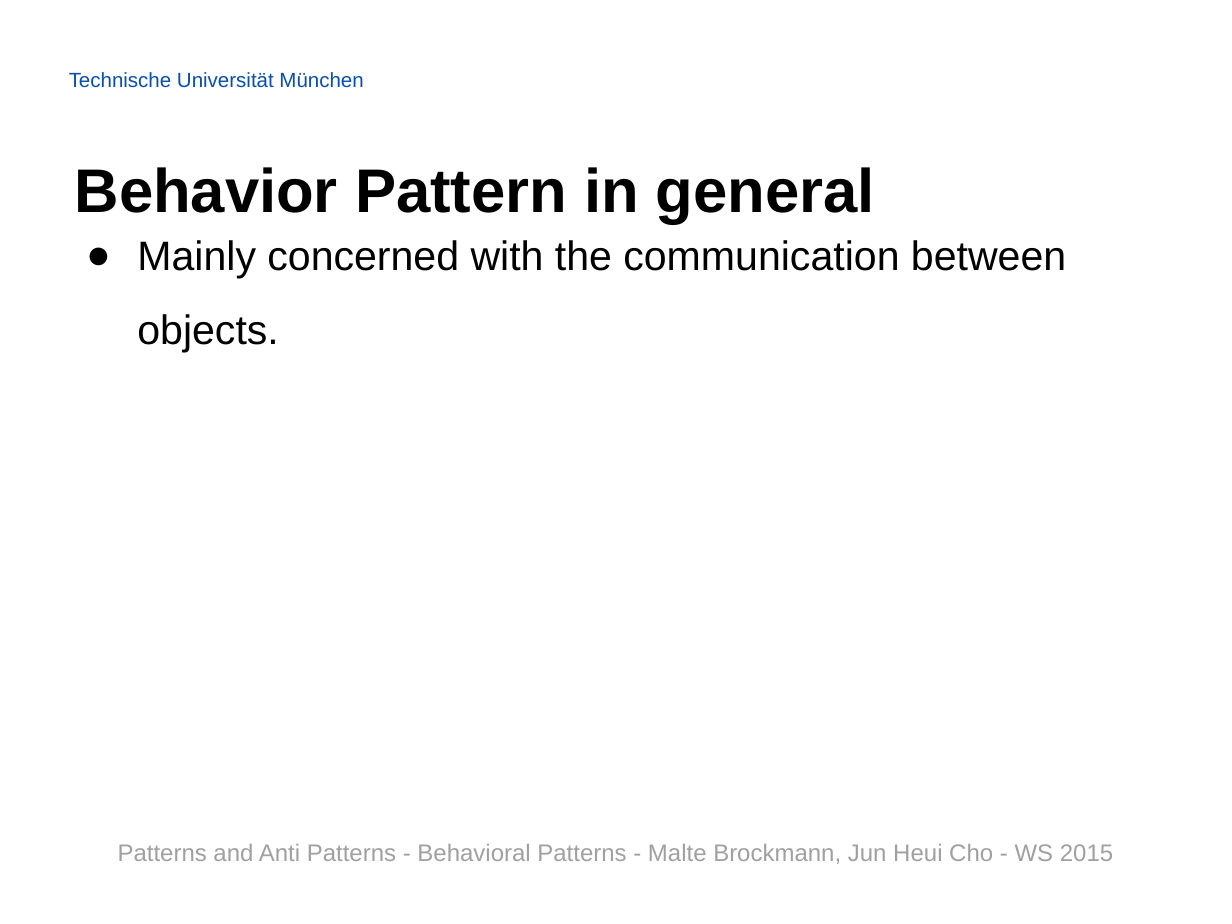
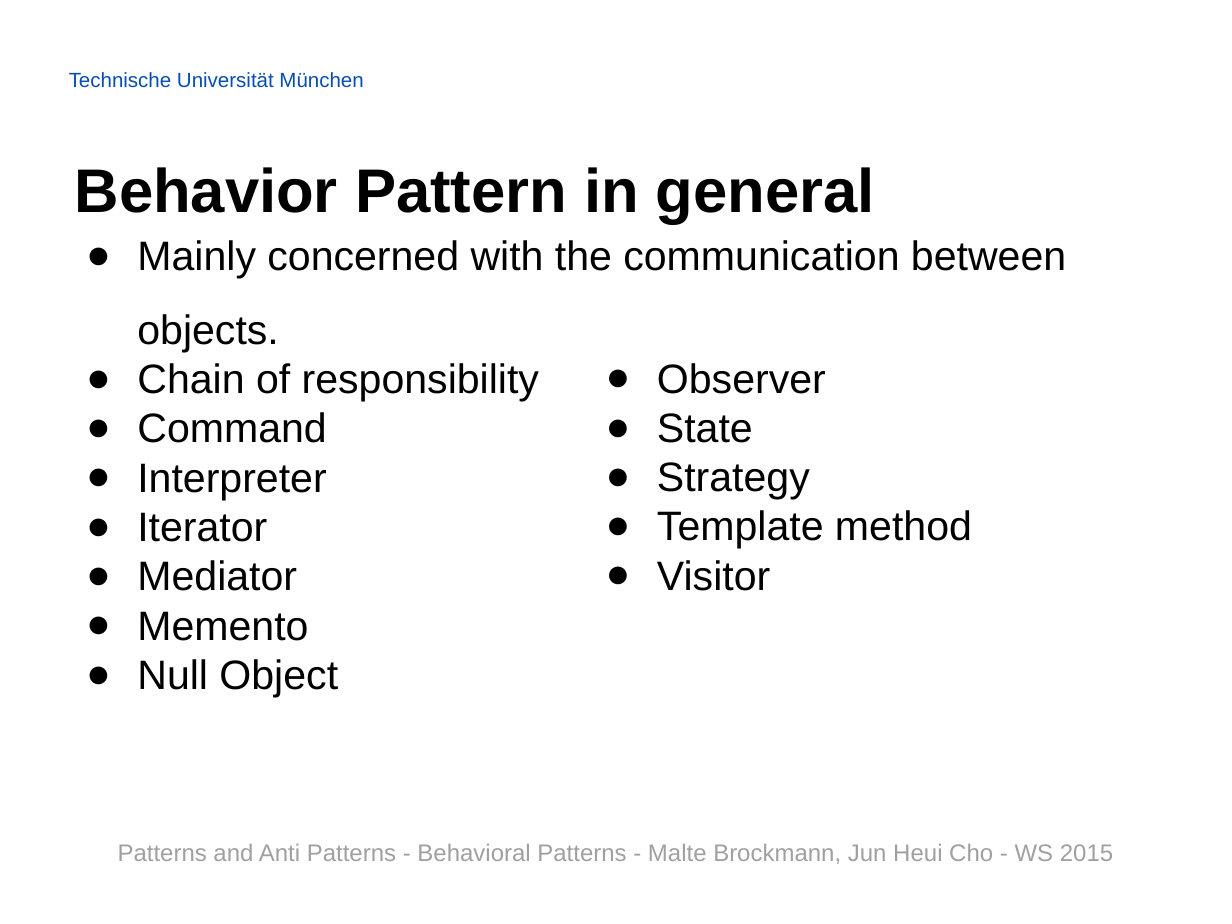
Before and after one commit to Painted6/Behavioral-design-patterns, a slide deck: slide 3 of Behavioral Patterns - JS Patterns and Anti Patterns.pptx. Drawn at 1232x924 pixels with LibreOffice and Linux fonts; fonts in the diff are those of the drawing; background and template pictures are left out. Boxes give left, top, right and bottom in pixels: in the first picture for what was removed or moved away, otherwise in the second. Text is boxed around its words. In the diff, an @@ line names an element or a change of style, - is before the commit and + after.

Commit message:
added Bahavior Pattern in General

```diff
--- a/Behavioral Patterns - JS Patterns and Anti Patterns.pptx
+++ b/Behavioral Patterns - JS Patterns and Anti Patterns.pptx
@@ text at box(137, 363, 539, 697): paragraphs added @@
+● Chain of responsibility
+● Command
+● Interpreter
+● Iterator
+● Mediator
+● Memento
+● Null Object
@@ text added at box(657, 363, 972, 591), 24 pt, text #000000 @@
+● Observer
+● State
+● Strategy
+● Template method
+● Visitor
```
Also in this commit, not shown: 1 other slide changed.
